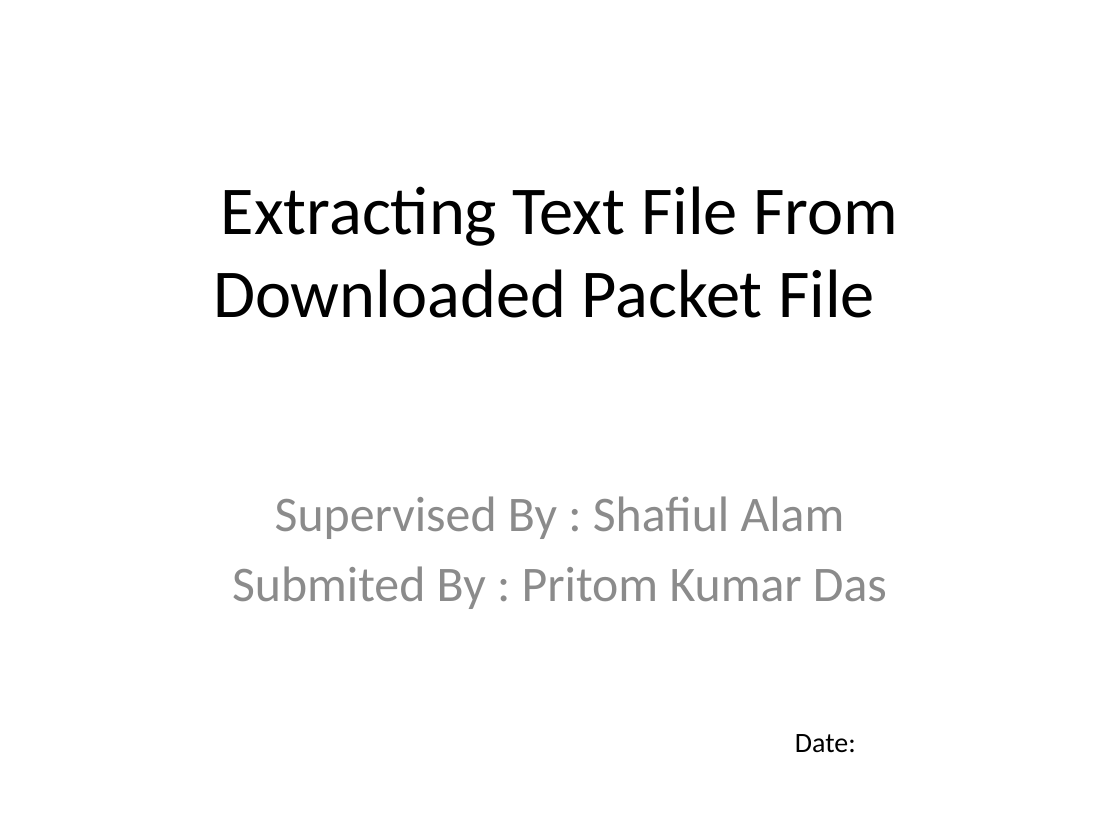
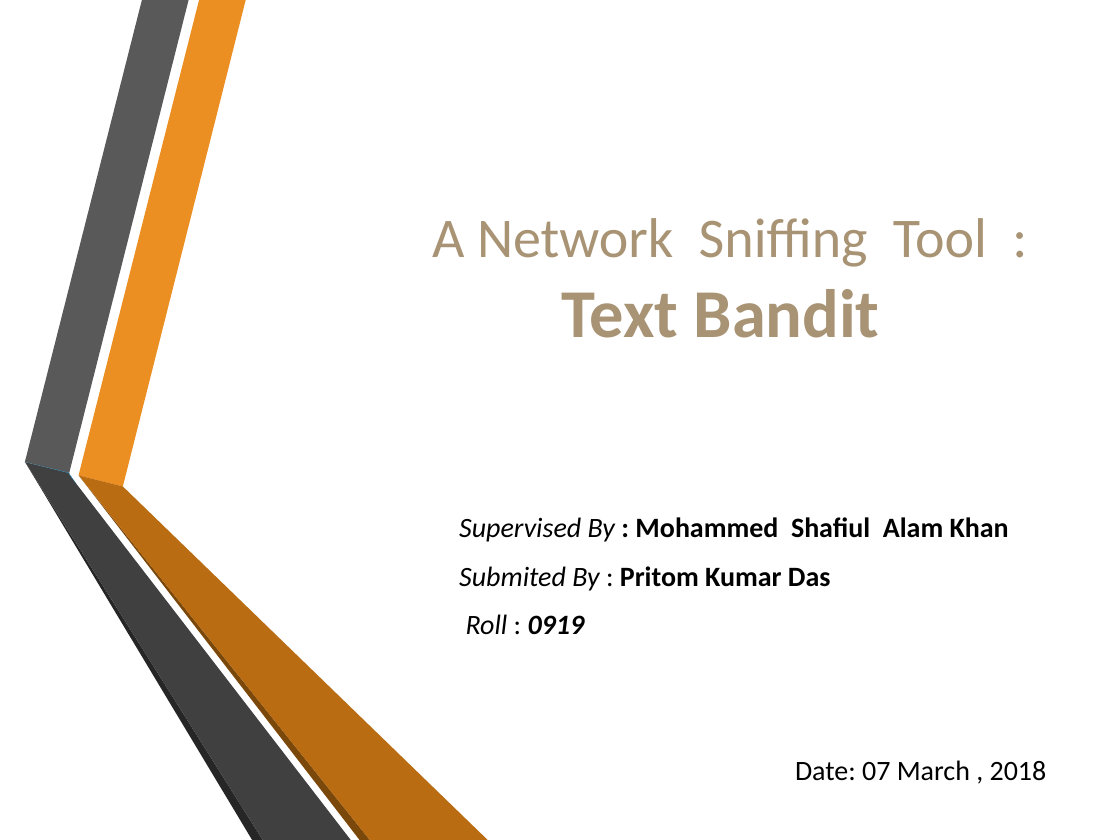
Before and after one commit to PritomKumar/SPLproject-1, a slide deck: slide 1 of Extracting Text File From Downloaded Packet File.pptx. Drawn at 1120x840 pixels with LibreOffice and Linux fonts; fonts in the diff are those of the drawing; background and template pictures are left out. Boxes give left, top, right and bottom in pixels: in the first picture for what was removed or moved away, otherwise in the second. Text is boxed around its words. In the diff, an @@ line names an element or a change of style, - is before the commit and + after.

Commit message:
slide

```diff
--- a/Extracting Text File From Downloaded Packet File.pptx
+++ b/Extracting Text File From Downloaded Packet File.pptx
@@ title removed at box(213, 186, 898, 318) @@
-Extracting Text File From Downloaded Packet File
@@ text added at box(432, 218, 987, 338), 36 pt, text #A89374 @@
+A Network Sniffing Tool :
+Text Bandit
@@ group added at box(25, 0, 487, 840): 6 freeform shapes @@
@@ freeform shape added at box(25, 461, 69, 473), fill #29ABE2 @@
@@ freeform shape added at box(68, 474, 76, 484), fill #29ABE2 @@
@@ subtitle "Supervised By : Mohammed Shafiul ...": place and size @@
-subtitle "Supervised By : Mohammed Shafiul ..." at box(232, 496, 887, 609)
+subtitle "Supervised By : Mohammed Shafiul ..." at box(459, 517, 1009, 634)
@@ subtitle at box(459, 517, 1009, 542): text changed; size 32 to 18 pt; text colour #8C8C8C to #000000; bold on @@
-Supervised By : Shafiul Alam
+Supervised By : Mohammed Shafiul Alam Khan
@@ subtitle at box(459, 566, 831, 591): size 32 to 18 pt, text colour #8C8C8C to #000000 in "Submited By : Pritom Kumar Das"; bold on in "Pritom Kumar Das"; italic on in "Submited By"; alignment centre to left; more space between paragraphs @@
@@ subtitle at box(466, 614, 585, 634): paragraph added @@
+Roll : 0919
@@ text at box(795, 760, 1047, 781): text changed @@
-Date:
+Date: 07 March , 2018
```
Also in this commit, not shown: 5 other slides changed, 2 other files.
